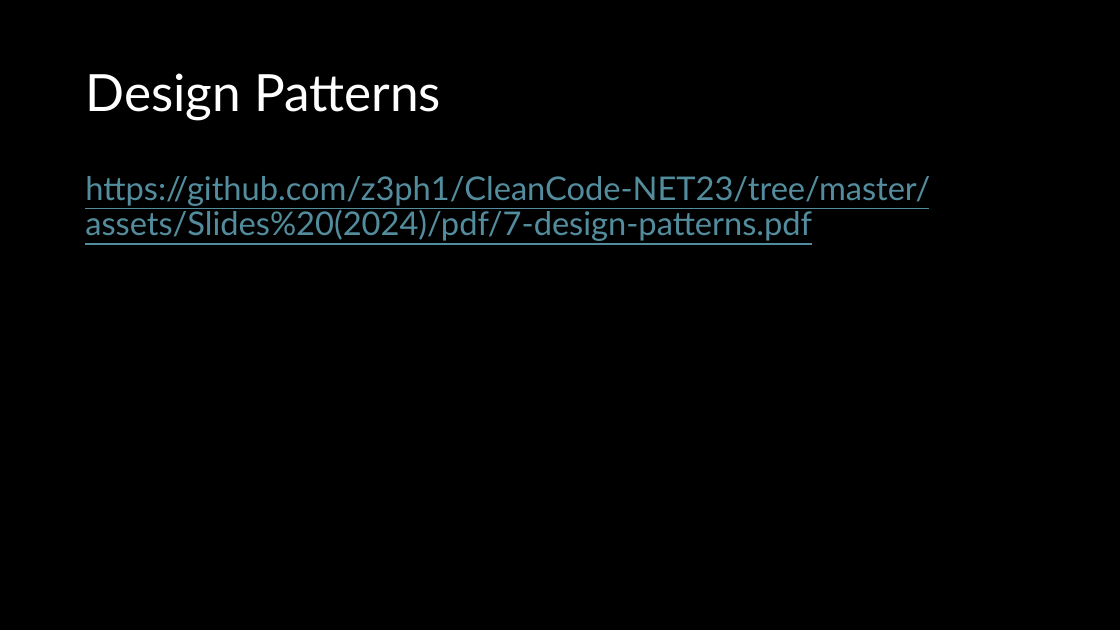
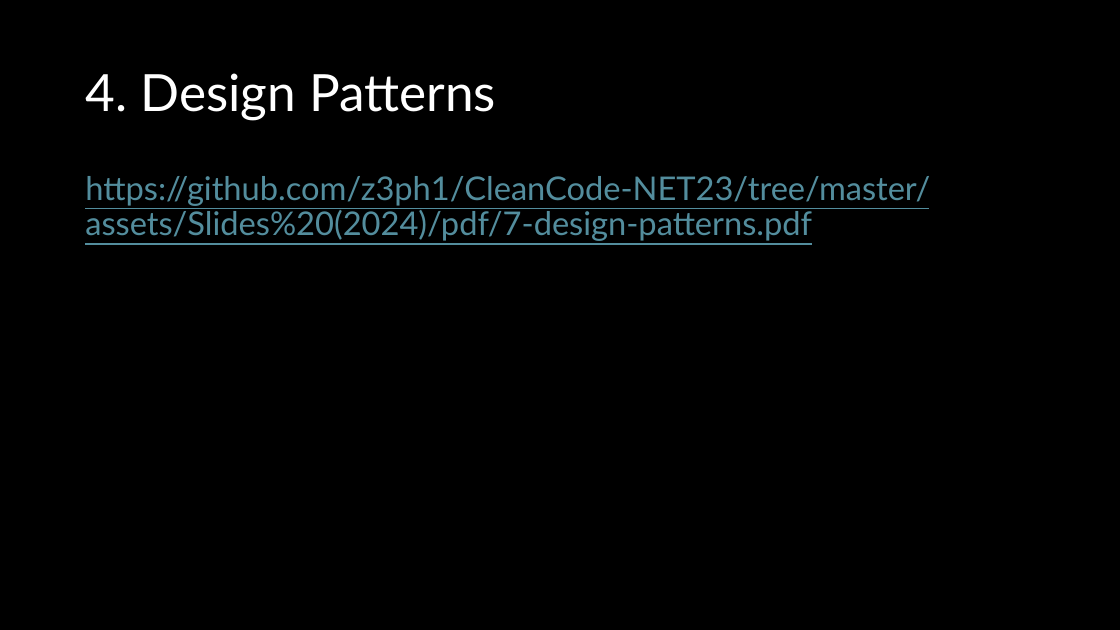
Before and after one commit to z3ph1/CleanCode-NET23, a slide deck: slide 9 of assets/Slides (2024)/pptx/1-clean-code.pptx (slide 11 before the commit). Drawn at 1120x630 pixels with LibreOffice and Linux fonts; fonts in the diff are those of the drawing. Boxes give left, top, right and bottom in pixels: in the first picture for what was removed or moved away, otherwise in the second. Text is boxed around its words. In the diff, an @@ line names an element or a change of style, - is before the commit and + after.

```diff
--- a/assets/Slides (2024)/pptx/1-clean-code.pptx
+++ b/assets/Slides (2024)/pptx/1-clean-code.pptx
@@ title at (x1=85, y1=73, x2=496, y2=120): text changed @@
-Design Patterns
+4. Design Patterns
```
Also in this commit, not shown: 6 other slides changed, 2 slides removed, 3 other files.
